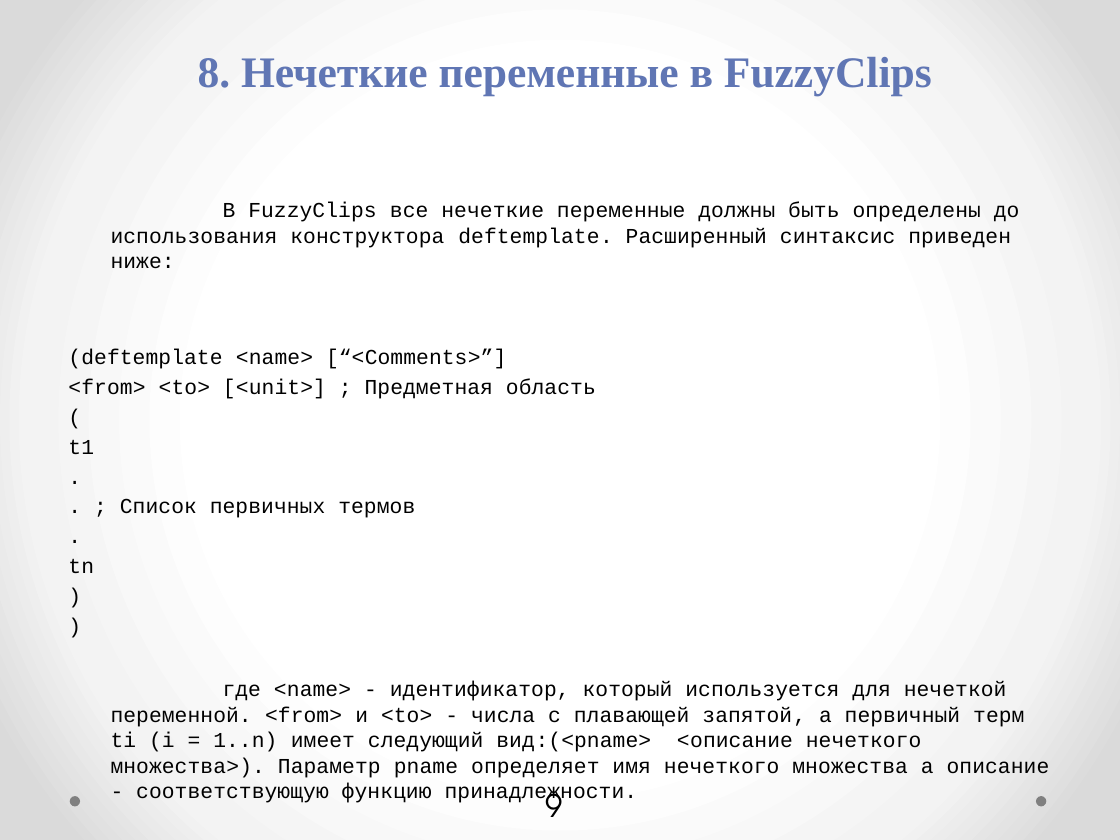
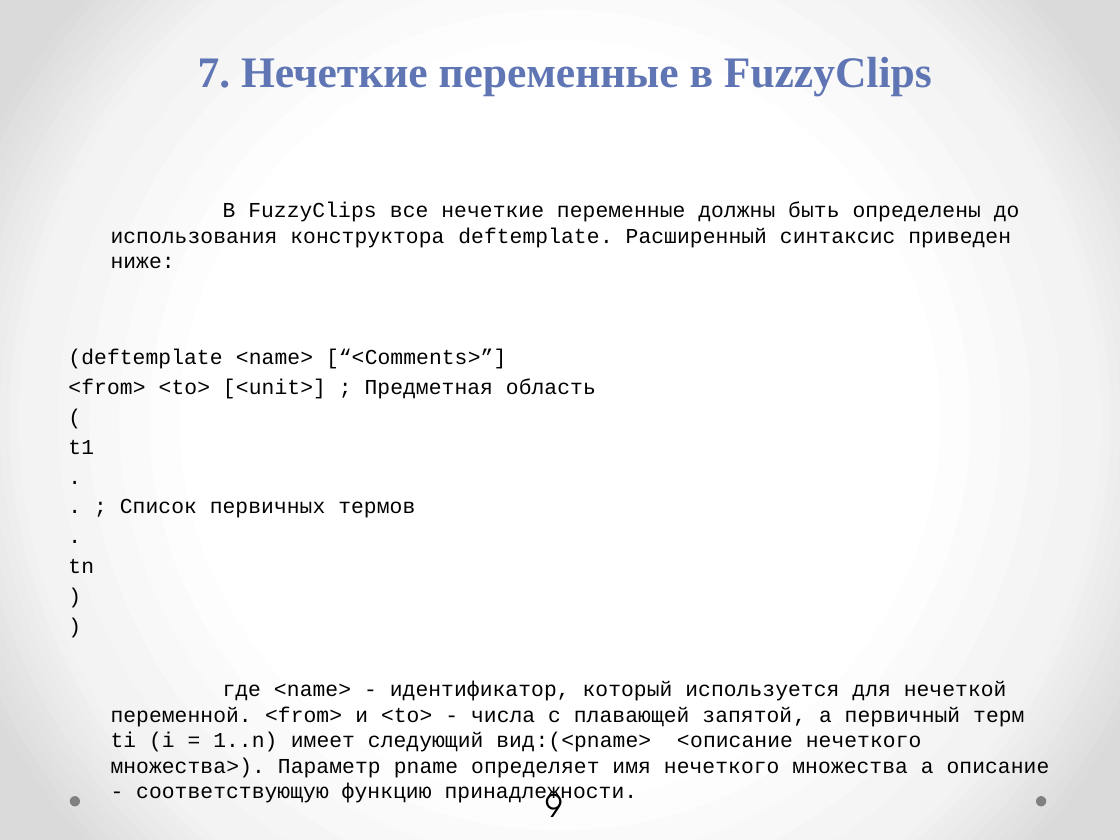
Before and after one commit to petr-r94/ResearchDocsPack, a slide deck: slide 9 of FuzzyCLIPS_End_release.pptx. Drawn at 1120x840 pixels with LibreOffice and Linux fonts; fonts in the diff are those of the drawing. Boxes give left, top, right and bottom in pixels: in the first picture for what was removed or moved away, otherwise in the second. Text is boxed around its words. In the diff, an @@ line names an element or a change of style, - is before the commit and + after.

```diff
--- a/FuzzyCLIPS_End_release.pptx
+++ b/FuzzyCLIPS_End_release.pptx
@@ title at (198,57,932,96): text changed @@
-8. Нечеткие переменные в FuzzyClips
+7. Нечеткие переменные в FuzzyClips
```
Also in this commit, not shown: 16 other slides changed, 1 other file.
